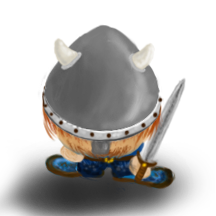
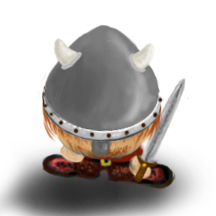
Layers edited between the first and the second 216x216 image:
hid "Calque 3" over [left=72, top=141, right=149, bottom=173]
hid "Calque 5" over [left=76, top=153, right=174, bottom=193]
added layer "Calque 12" above "Calque 11" over [left=41, top=97, right=190, bottom=196]
